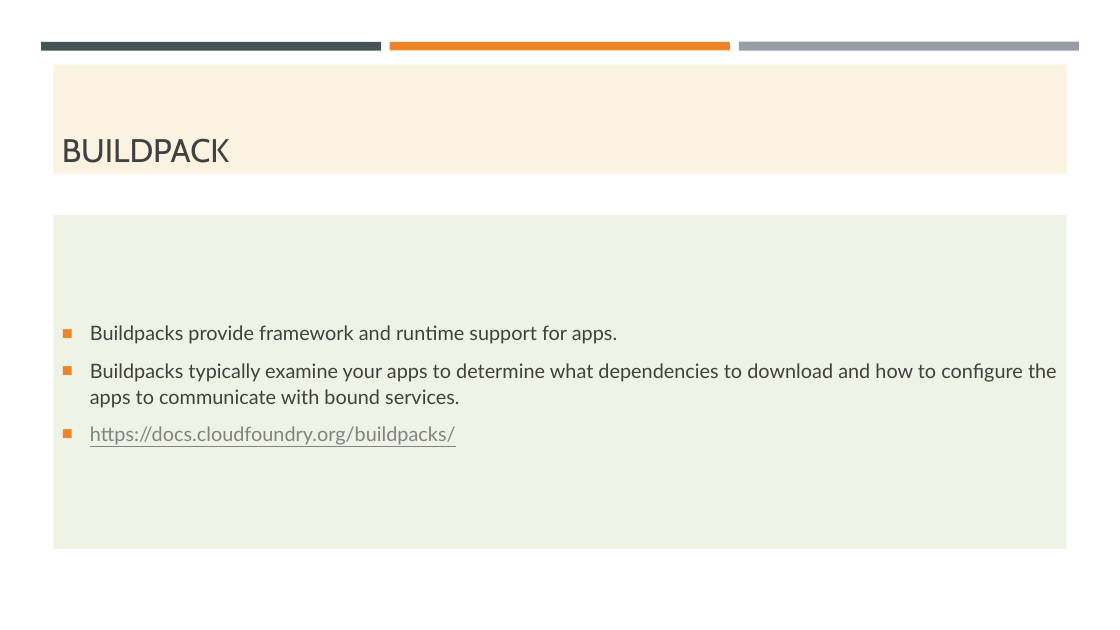
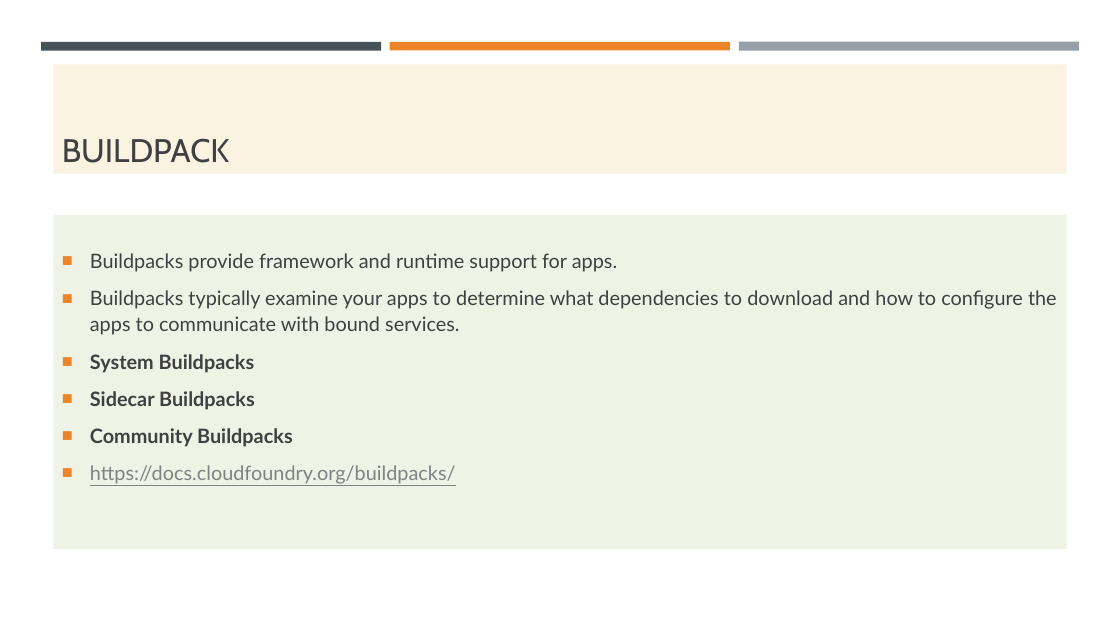
Before and after one commit to codefarm0/PivotalCloudFoundry, a slide deck: slide 20 of PCF.pptx. Drawn at 1120x630 pixels with LibreOffice and Linux fonts; fonts in the diff are those of the drawing. Boxes give left, top, right and bottom in pixels: in the first picture for what was removed or moved away, otherwise in the second. Text is boxed around its words. In the diff, an @@ line names an element or a change of style, - is before the commit and + after.

```diff
--- a/PCF.pptx
+++ b/PCF.pptx
@@ text at (90,354,293,447): paragraphs added @@
+■ System Buildpacks
+■ Sidecar Buildpacks
+■ Community Buildpacks
```
Also in this commit, not shown: 2 other slides changed, 23 slides added, 6 other files.
